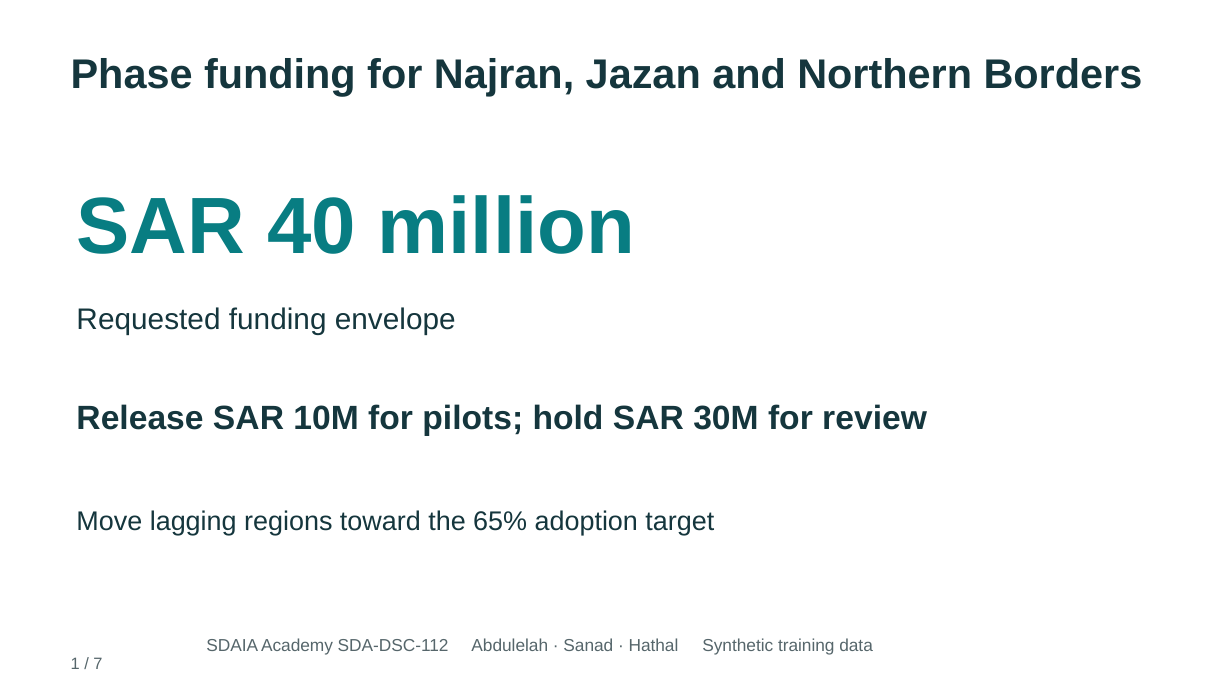
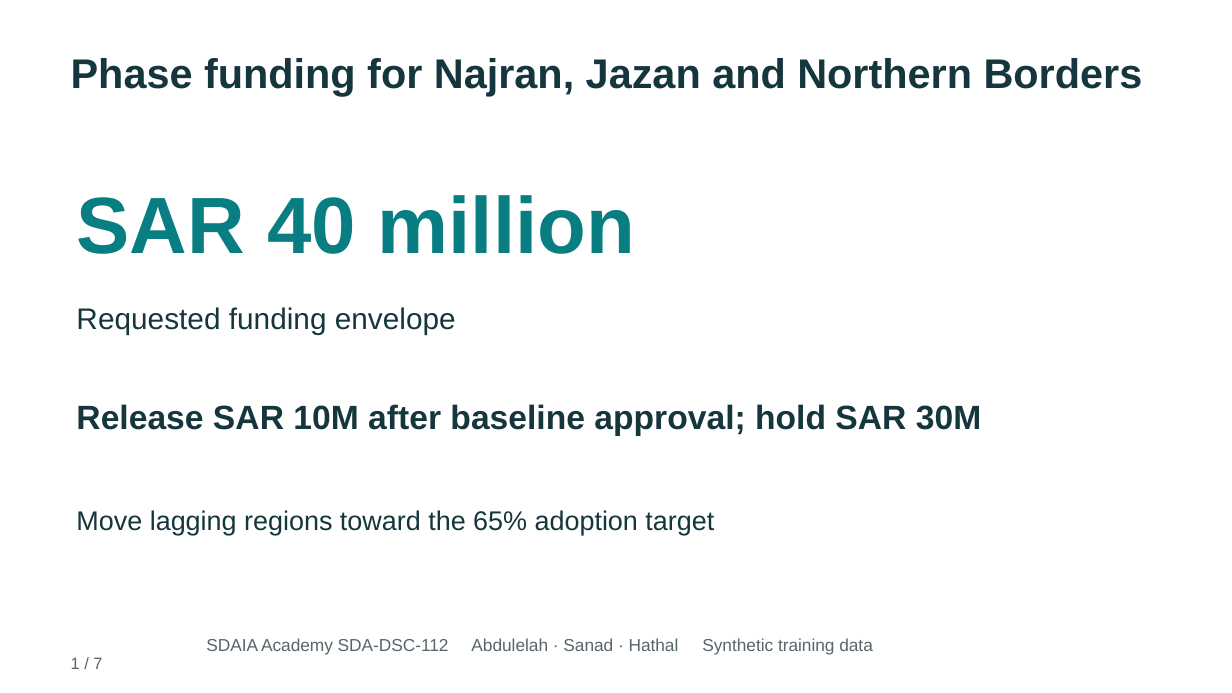
Before and after one commit to c3bod/sdaia-storytelling-tayseer-capstone, a slide deck: slide 1 of deliverables/Tayseer_Executive_Story_Final.pptx. Drawn at 1232x693 pixels with LibreOffice and Linux fonts; fonts in the diff are those of the drawing. Boxes give left, top, right and bottom in pixels: in the first picture for what was removed or moved away, otherwise in the second. Text is boxed around its words. In the diff, an @@ line names an element or a change of style, - is before the commit and + after.

Commit message:
Apply independent capstone review: pilot prerequisites, chart evidence and metric sensitivity

```diff
--- a/deliverables/Tayseer_Executive_Story_Final.pptx
+++ b/deliverables/Tayseer_Executive_Story_Final.pptx
@@ text at [76, 404, 981, 436]: text changed @@
-Release SAR 10M for pilots; hold SAR 30M for review
+Release SAR 10M after baseline approval; hold SAR 30M
```
Also in this commit, not shown: 4 other slides changed, 15 other files.
